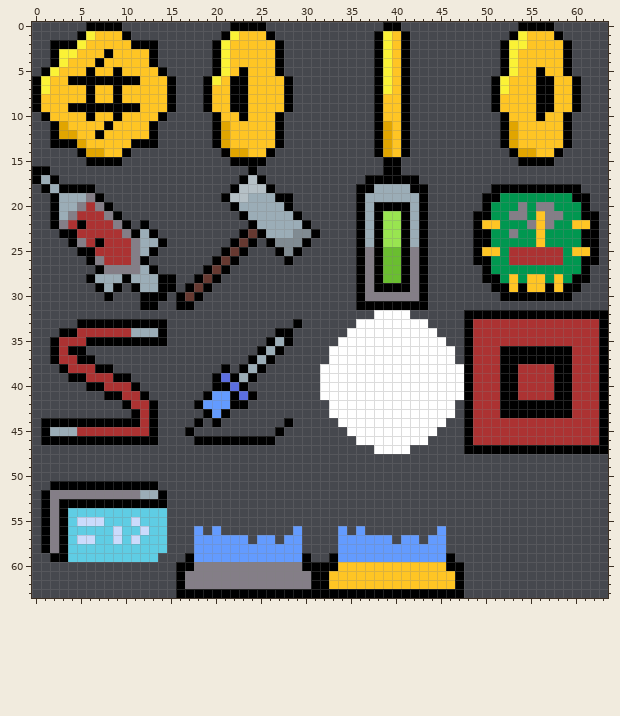
One commit to this pixel-art file: Assets/Images/Sprites/Collectables.aseprite. Above, as it was before the edit.
64x64 pixels, 1 frame.
Now the later version:
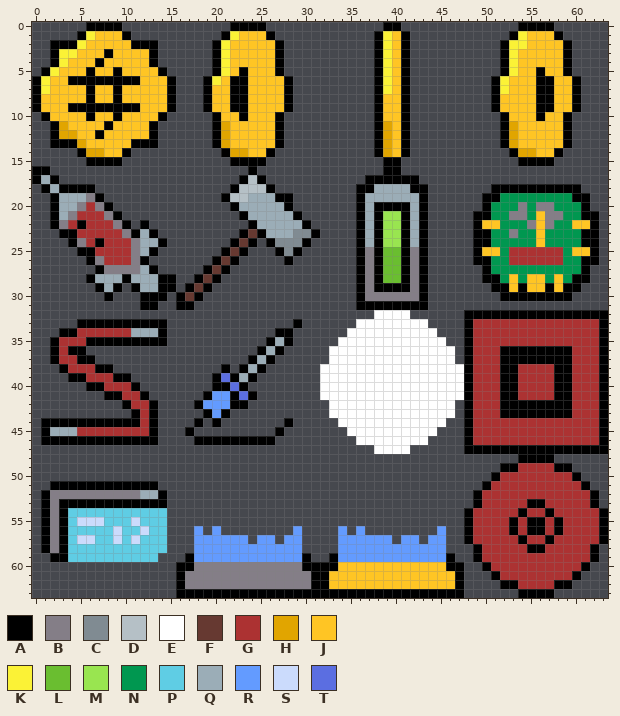
Palette (. is transparent): A #000000  B #847e87  C #808b92  D #b5c0c6  E #ffffff  F #663931  G #ac3232  H #e1a500  J #ffc524  K #fbf236  L #6abe30  M #99e550  N #009750  P #5fcde4  Q #9badb7  R #639bff  S #cbdbfc  T #5b6ee1
Changes in this commit:
@@ x 46..63 @@
 47 ..AAAAAAAAAAAAAAAA
-48 ..................
-49 ..................
-50 ..................
-51 ..................
-52 ..................
-53 ..................
-54 ..................
-55 ..................
-56 ..................
-57 ..................
-58 ..................
-59 A.................
-60 AA................
-61 JA................
-62 JA................
-63 AA................
+48 ........AAAA......
+49 ......AAGGGGAA....
+50 .....AGGGGGGGGA...
+51 ....AGGGGGGGGGGA..
+52 ...AGGGGGGGGGGGGA.
+53 ...AGGGGGAAGGGGGA.
+54 ..AGGGGGAGGAGGGGGA
+55 ..AGGGGAGAAGAGGGGA
+56 ..AGGGGAGAAGAGGGGA
+57 ..AGGGGGAGGAGGGGGA
+58 ...AGGGGGAAGGGGGA.
+59 A..AGGGGGGGGGGGGA.
+60 AA..AGGGGGGGGGGA..
+61 JA...AGGGGGGGGA...
+62 JA....AAGGGGAA....
+63 AA......AAAA......
Changed places in both pictures, as pixel boxes (x1, y1, x2, y2):
added: (464, 454, 608, 598)
